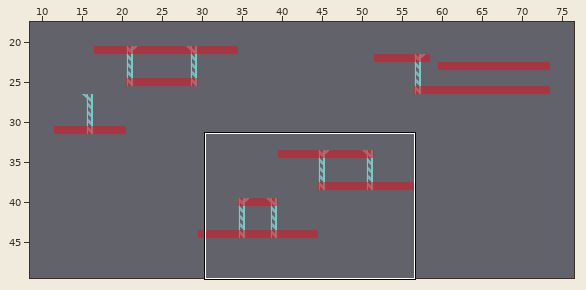
Level history. Tiled map (JSON): assets/jsons/levels/level3.json. The picture above shows the old version from afar; the outline marks the close-up.
Close-up. Before the commit:
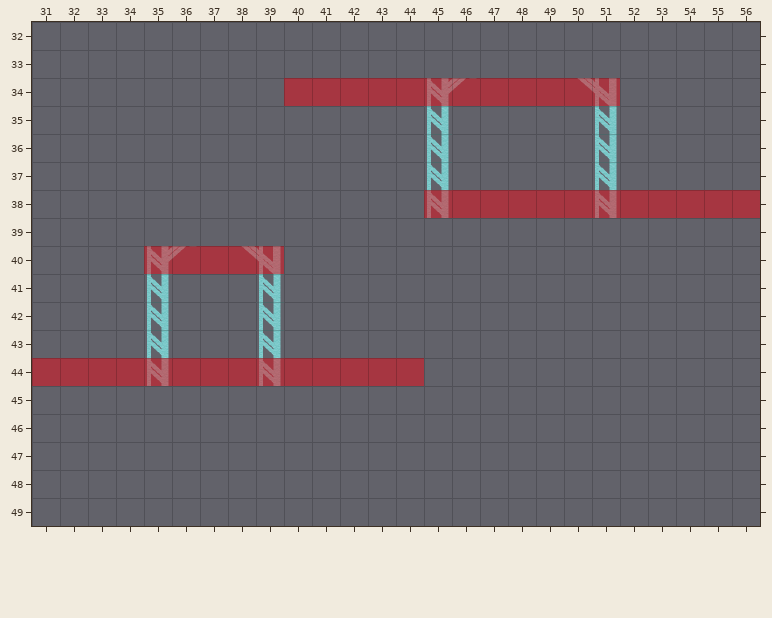
Cells are 64x64 px. Shown: x 31..56, y 32..49. The commit also changed other parts of the map, which this record leaves out. Tiles whose own drawing changed are shown in their newer look in all pictures. Not drawn, because the pictures are missing: unchanged layer "Terrain".
Once edited:
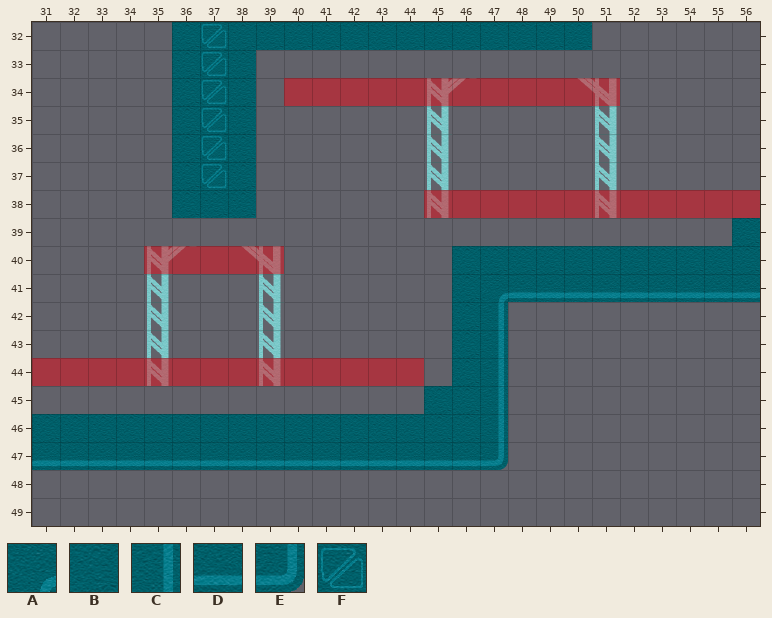
Key: from "backgroundTiles": A 3 "backgroundTiles", B 6 "backgroundTiles", C 7 "backgroundTiles", D 11 "backgroundTiles", E 12 "backgroundTiles", F 13 "backgroundTiles".
_ is an empty cell.
Tiles of an added or newly shown layer are drawn over the layers below it.
The edit:
Layer "Background" (added):
y 32: x 36..50 _______________ -> BFBBBBBBBBBBBBB
y 33..37: x 36..38 ___ -> BFB
y 38: x 36..38 ___ -> BBB
y 39: x 56 _ -> B
y 40: x 46..56 ___________ -> BBBBBBBBBBB
y 41: x 46..56 ___________ -> BADDDDDDDDD
y 42..44: x 46..47 __ -> BC
y 45: x 45..47 ___ -> BBC
y 46: x 31..47 _________________ -> BBBBBBBBBBBBBBBBC
y 47: x 31..47 _________________ -> DDDDDDDDDDDDDDDDE
